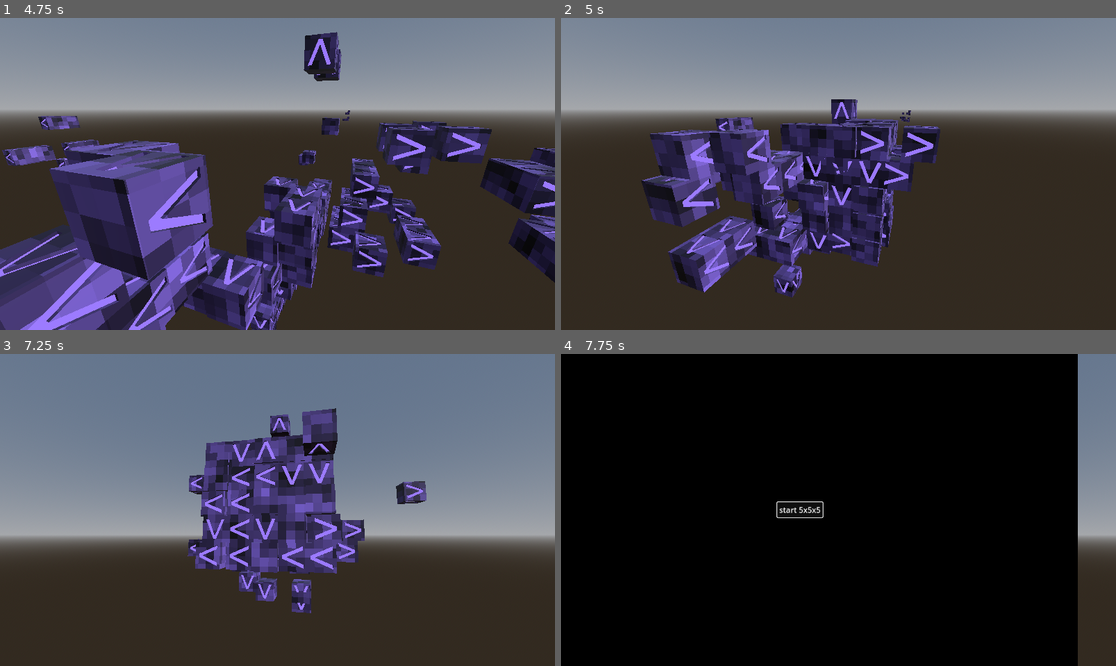
Above: before the commit, frames 1-4 (two rows, left to right).
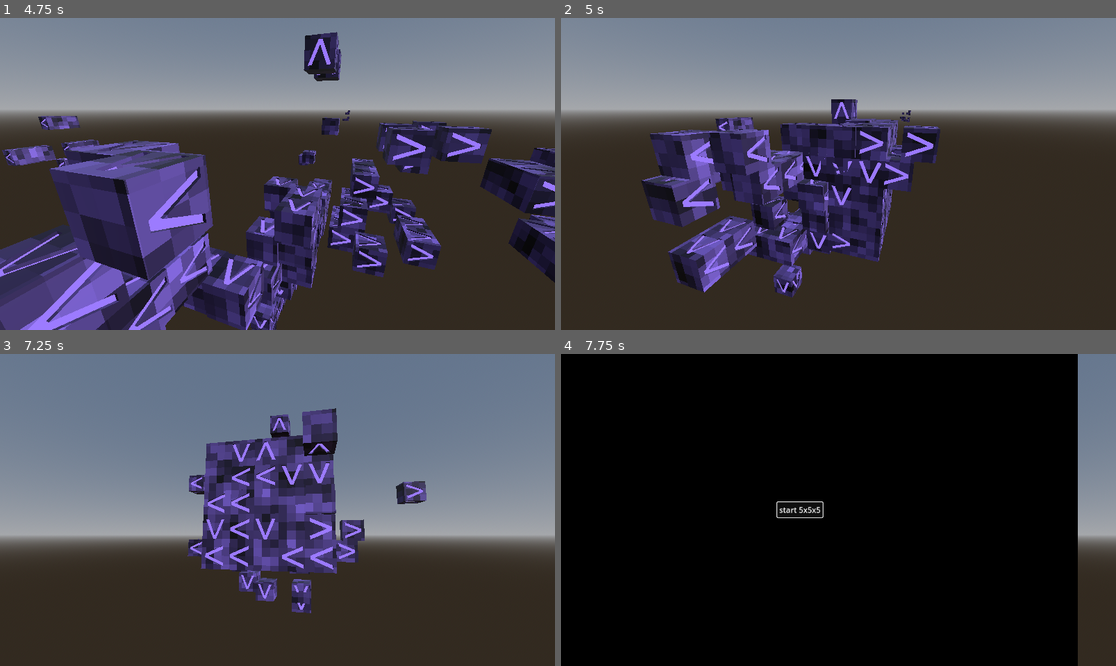
Above: after the commit, the same moments.

Repository: zodywoolsey/release-block
Game: Godot game, scene res://main.tscn
The game is run twice, just before and just after one commit, with the same random seed, the same clock (stepped at 60 frames per second) and the same inputs.
Inputs (mouse positions are in pixels of both pictures, inside the frame that each line leads up to):
- Up to frame 1 (4.75 s): click "start 5x5x5" at 0.5 s; tap Enter at 1.25 s; move the mouse to (249, 236) at 1.27 s; tap R at 1.35, 2.85 s; click (249, 236) at 1.42 s; drag from (444, 220) to (249, 236) at 2.02 s; move the mouse to (111, 127) at 2.77 s; click (111, 127) at 2.92 s; click "start 5x5x5" at 3.5 s; drag from (305, 174) to (111, 127) at 4.27 s
- Up to frame 2 (5 s): no input
- Up to frame 3 (7.25 s): move the mouse to (194, 432) at 5.02 s; tap R at 5.1 s; click (194, 432) at 5.17 s; click "start 5x5x5" at 5.75 s; drag from (399, 494) to (194, 432) at 6.52 s
- Up to frame 4 (7.75 s): move the mouse to (727, 525) at 7.27 s; tap R at 7.35 s; click (727, 525) at 7.42 s

Frame 1 is identical in both runs. In frame 2, 0.8% of the frame differs, in the area x 52-61%, y 32-80%; in frame 3, 1.0%, in the area x 35-62%, y 25-71%; in frame 4, nothing differs.

Commit message:
upd

Diff:
--- a/tile.gd
+++ b/tile.gd
@@ -6,7 +6,7 @@
 var type := ''
 
 func _ready():
-	get_tree().create_timer(2).timeout.connect(_check_solved)
+#	get_tree().create_timer(2).timeout.connect(_check_solved)
 #	animation_player.speed_scale = .5
 	animation_player.play_backwards("enter")
 
